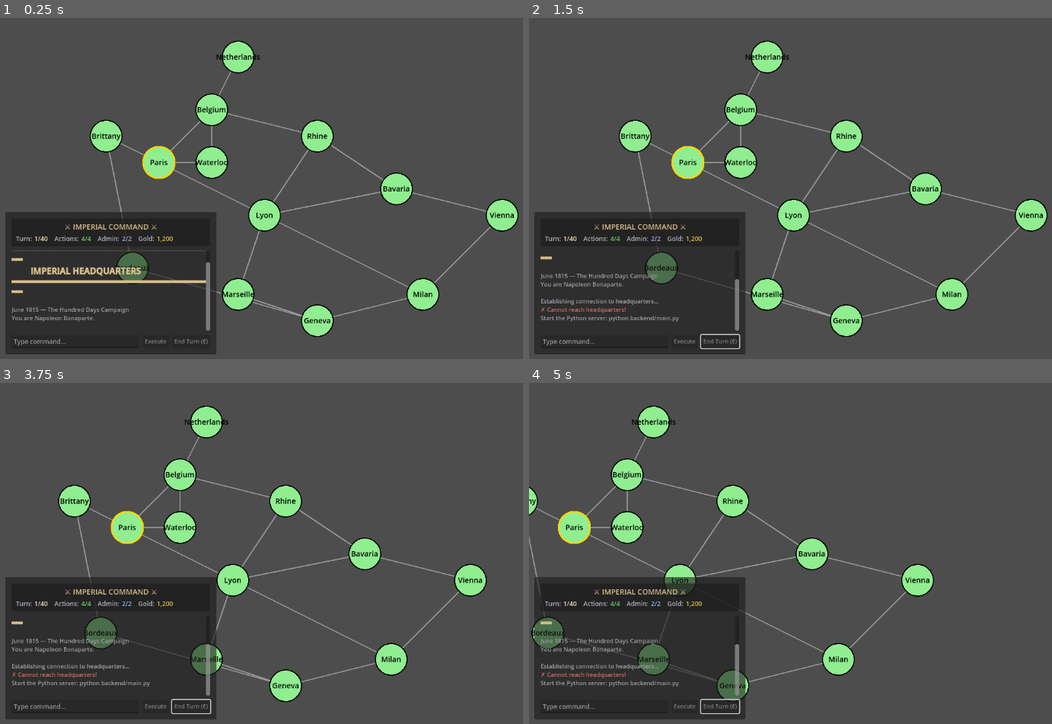
Above: before the commit, frames 1-4 (two rows, left to right).
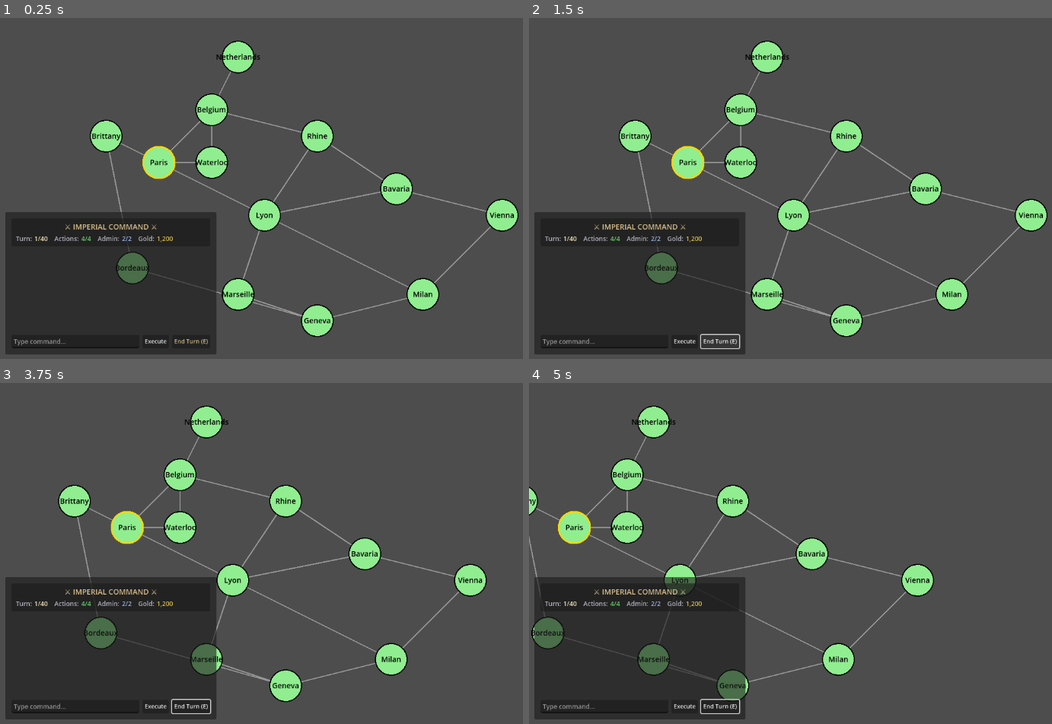
Above: after the commit, the same moments.

Repository: mitchsuch-star/project-sovereign-map
Game: Godot game, scene res://scenes/main.tscn
Same seed, same stepped clock (60 frames per second), same inputs: the game is played once before the commit and once after it.
Inputs (mouse positions are in pixels of both pictures, inside the frame that each line leads up to):
- Up to frame 1 (0.25 s): no input
- Up to frame 2 (1.5 s): click (685, 341) at 0.5 s, where only the run after the commit has a clickable "Execute"; click (722, 341) at 1.25 s, where only the run after the commit has a clickable "End Turn (E)"
- Up to frame 3 (3.75 s): tap Enter at 2, 3.5 s; drag from (303, 553) to (366, 478) at 2.02 s; tap Space at 2.75 s; drag from (183, 570) to (271, 621) at 2.77 s; move the mouse to (366, 478) at 3.52 s; hold Right (ui_right) from 3.53 s (still down); tap E at 3.6 s
- Up to frame 4 (5 s): release Right (ui_right) at 4.25 s; drag from (800, 621) to (649, 502) at 4.27 s

The runs differ from the first frame. In frame 1, 1.4% of the frame differs, in the area x 2-41%, y 68-96%; in frame 2, 0.9%; in frame 3, 0.9%; in frame 4, 0.9%.
Error after the commit: Parse Error: Function "_format_number" has the same name as a previously declared function. (res://scripts/main.gd:910)

Commit message:
Session 29: Berthier's After-Action Report — post-battle modifier breakdown and observations
Template-based battle report after every player-visible combat. Read-only modifier
snapshots taken before state-consuming get_attack_modifier()/get_defense_modifier()
calls. 11 observation priorities with 2-3 template variants each. Wired through all
6 resolve_battle call sites via executor.py, world_state.py, main.py to Godot display.
39 new tests (1962 total passing, 3 skipped).

Co-Authored-By: Claude Opus 4.5 <noreply@anthropic.com>

Diff:
--- a/godot-client/project-sovereign/scripts/main.gd
+++ b/godot-client/project-sovereign/scripts/main.gd
@@ -574,6 +574,9 @@
 	match event_type:
 		"battle":
 			_display_battle_result(message, events[0], action_info)
+			# Berthier's After-Action Report (response-level field)
+			if response.has("battle_report"):
+				_display_berthier_report(response.battle_report)
 		"conquest":
 			add_output("[color=#" + COLOR_CONQUEST + "]⚑ " + message + "[/color]")
 			_show_action_cost(action_info)
@@ -631,6 +634,71 @@
 		add_output("[color=#" + COLOR_CONQUEST + "]   ⚑ " + region_name + " captured! ⚑[/color]")
 
 	_show_action_cost(action_info)
+
+func _display_berthier_report(report: Dictionary):
+	"""Display Berthier's After-Action Report with modifier breakdown and observation."""
+	var COLOR_BERTHIER = "B8860B"   # Dark goldenrod for header
+	var COLOR_REPORT = "CCCCCC"     # Light gray for report lines
+	var COLOR_OBSERVATION = "DAA520" # Goldenrod for Berthier's quote
+
+	add_output("[color=#" + COLOR_BERTHIER + "]--- Berthier's Report ---[/color]")
+
+	# Modifier breakdown
+	var breakdown = report.get("modifier_breakdown", {})
+
+	# Attacker modifiers
+	var atk_mods = breakdown.get("attacker", [])
+	var casualty = report.get("casualty_summary", {})
+	var atk_name = str(casualty.get("attacker_name", "Attacker"))
+	if atk_mods.size() > 0:
+		var atk_parts: Array = []
+		for m in atk_mods:
+			var sign = "+" if m.get("type", "") == "bonus" else "-"
+			atk_parts.append(str(m.get("label", "")) + " " + sign + str(int(m.get("value", 0))) + "%")
+		add_output("[color=#" + COLOR_REPORT + "]  Attack: " + atk_name + " (" + ", ".join(atk_parts) + ")[/color]")
+
+	# Defender modifiers
+	var def_mods = breakdown.get("defender", [])
+	var def_name = str(casualty.get("defender_name", "Defender"))
+	if def_mods.size() > 0:
+		var def_parts: Array = []
+		for m in def_mods:
+			var sign = "+" if m.get("type", "") == "bonus" else "-"
+			def_parts.append(str(m.get("label", "")) + " " + sign + str(int(m.get("value", 0))) + "%")
+		add_output("[color=#" + COLOR_REPORT + "]  Defense: " + def_name + " (" + ", ".join(def_parts) + ")[/color]")
+
+	# Casualty summary
+	var atk_cas = int(casualty.get("attacker_casualties", 0))
+	var def_cas = int(casualty.get("defender_casualties", 0))
+	var atk_orig = int(casualty.get("attacker_original", 0))
+	var atk_rem = int(casualty.get("attacker_remaining", 0))
+	var def_orig = int(casualty.get("defender_original", 0))
+	var def_rem = int(casualty.get("defender_remaining", 0))
+
+	# Format with thousands separators
+	add_output("[color=#" + COLOR_REPORT + "]  Casualties: " + atk_name + " " + _format_number(atk_cas) + " | " + def_name + " " + _format_number(def_cas) + "[/color]")
+	add_output("[color=#" + COLOR_REPORT + "]  Strength: " + atk_name + " " + _format_number(atk_orig) + " -> " + _format_number(atk_rem) + " | " + def_name + " " + _format_number(def_orig) + " -> " + _format_number(def_rem) + "[/color]")
+
+	# Berthier's observation
+	var observation = str(report.get("observation", ""))
+	if observation != "":
+		add_output("[color=#" + COLOR_OBSERVATION + "]  Berthier: \"" + observation + "\"[/color]")
+
+	add_output("")
+
+func _format_number(n: int) -> String:
+	"""Format an integer with comma separators (e.g. 12000 -> 12,000)."""
+	var s = str(abs(n))
+	var result = ""
+	var count = 0
+	for i in range(s.length() - 1, -1, -1):
+		if count > 0 and count % 3 == 0:
+			result = "," + result
+		result = s[i] + result
+		count += 1
+	if n < 0:
+		result = "-" + result
+	return result
 
 func _display_turn_change(event: Dictionary):
 	"""Display turn end notification with full financial summary.
Not shown, changed: CLAUDE.md
Not shown, changed: backend/commands/executor.py
Not shown, added: backend/game_logic/battle_report.py
Not shown, changed: backend/game_logic/combat.py
Not shown, changed: backend/main.py
Not shown, changed: backend/models/world_state.py
Not shown, changed: docs/ROADMAP.md
Not shown, changed: docs/STATUS.md
Not shown, changed: docs/SYSTEMS_REFERENCE.md
Not shown, added: tests/test_battle_report.py
